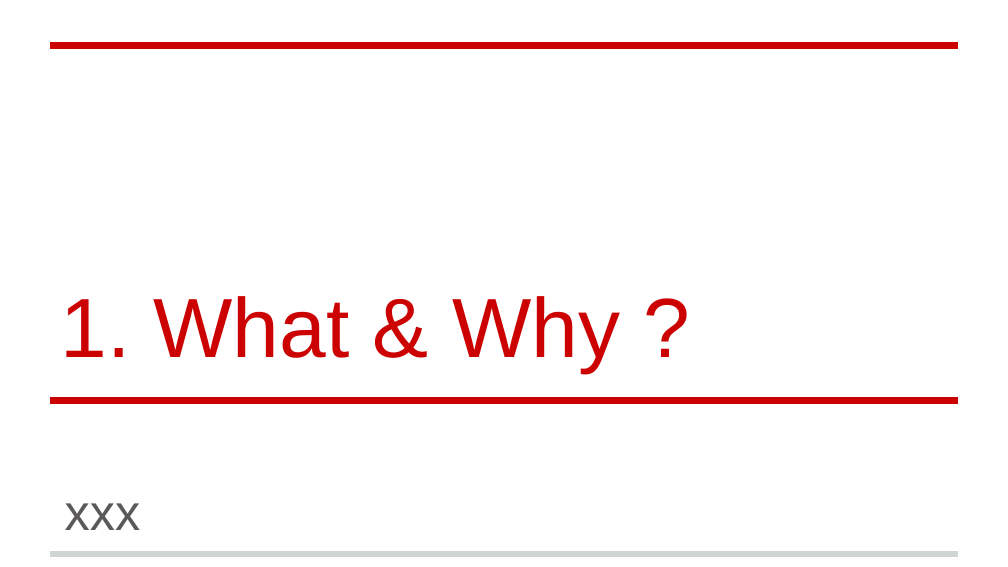
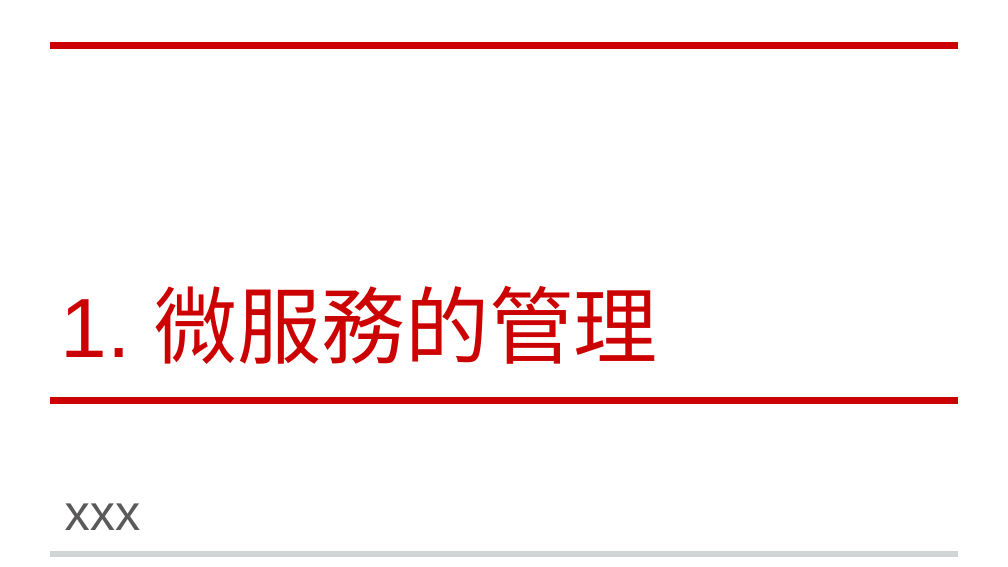
Before and after one commit to andrew0928/Meetup, a slide deck: slide 3 of 20180911.DevOpsDaysTaipei2018/Andrew-ServiceDiscovery (簡報).pptx. Drawn at 1008x567 pixels with LibreOffice and Linux fonts; fonts in the diff are those of the drawing; background and template pictures are left out. Boxes give left, top, right and bottom in pixels: in the first picture for what was removed or moved away, otherwise in the second. Text is boxed around its words. In the diff, an @@ line names an element or a change of style, - is before the commit and + after.

Commit message:
update

```diff
--- a/20180911.DevOpsDaysTaipei2018/Andrew-ServiceDiscovery (簡報).pptx
+++ b/20180911.DevOpsDaysTaipei2018/Andrew-ServiceDiscovery (簡報).pptx
@@ title at bbox=[60, 286, 658, 364]: text changed @@
-1. What & Why ?
+1. 微服務的管理
```
Also in this commit, not shown: 1 slide added.
